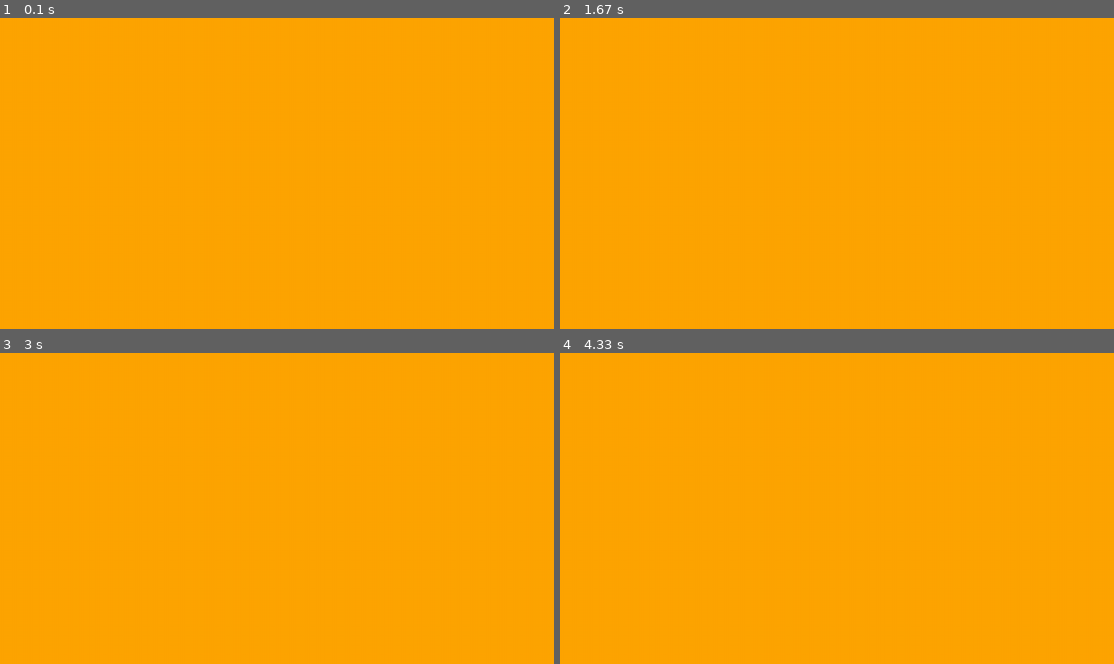
Above: before the commit, frames 1-4 (two rows, left to right).
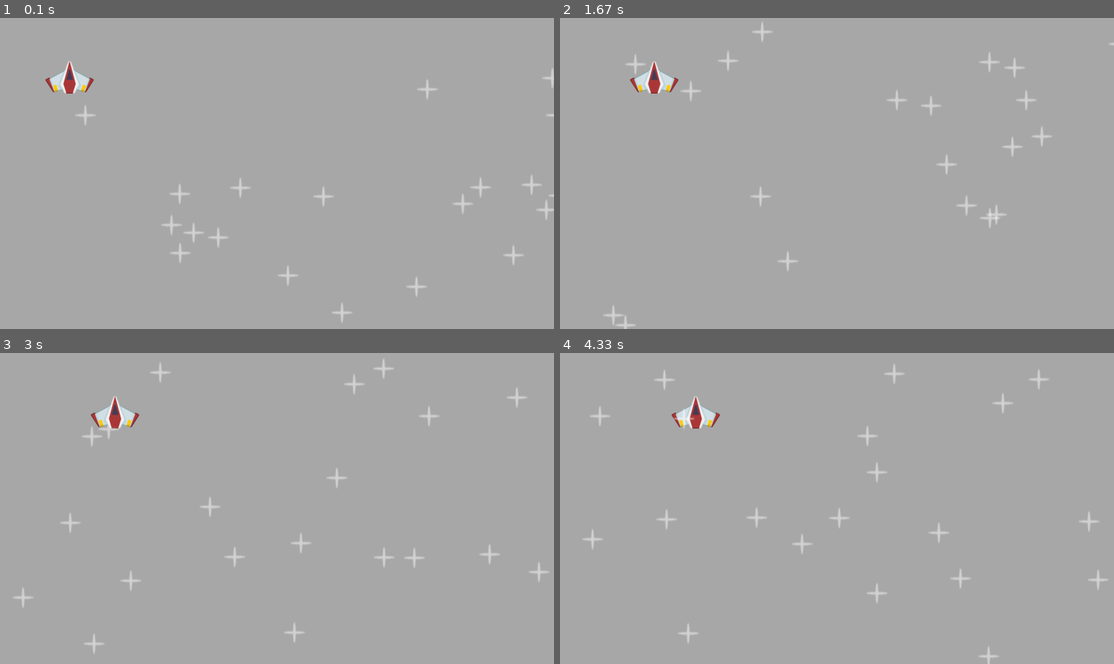
Above: after the commit, the same moments.

Repository: Ewere-Ogbebulu/LearningPygame
Game: pygame game, started from 5games-main/space shooter/SpaceShooter.py
The game is run twice, just before and just after one commit, with the same random seed, the same clock (stepped at 60 frames per second) and the same inputs.
Inputs:
- Up to frame 1 (0.1 s): no input
- Up to frame 2 (1.67 s): no input
- Up to frame 3 (3 s): no input
- Up to frame 4 (4.33 s): no input

The runs differ from the first frame. In frame 1, 100% of the frame differs, in the area x 0-100%, y 0-100%; in frame 2, 100%; in frame 3, 100%; in frame 4, 100%.

Commit message:
space - Added randonm stars and player image

Diff:
--- a/5games-main/space shooter/SpaceShooter.py
+++ b/5games-main/space shooter/SpaceShooter.py
@@ -1,19 +1,59 @@
 import pygame
+from random import randint
+from os.path import join
 
+# Display Setup
 pygame.init()
 WINDOW_W, WINDOW_H = 1280, 720
 pygame.display.set_caption("Space Shooter")
-icon = pygame.image.load("5games-main\space shooter\images\player.png")
+player_path = pygame.image.load(join('5games-main','space shooter','images', 'player.png'))
+icon = player_path
 pygame.display.set_icon(icon)
+
 display_surface = pygame.display.set_mode((WINDOW_W, WINDOW_H))
 running = True
 
+SURF_W, SURF_H = 100, 200
+
+# surface setup
+surf = pygame.Surface((SURF_W, SURF_H))
+surf.fill("green")
+x =100
+
+#Player /image
+player = player_path.convert_alpha()
+
+#Stars image
+
+stars = pygame.image.load(join('5games-main','space shooter','images', 'star.png')).convert_alpha()
+
+#meteor
+
+meteor = pygame.image.load(join('5games-main','space shooter','images', 'meteor.png')).convert_alpha()
+
+
+
+
+
 while running:
+    #event loop
     for event in pygame.event.get():
         if event.type == pygame.QUIT:
             running = False
 
-    display_surface.fill("orange")
+    # Draw game
+    display_surface.fill("dark grey")
+
+
+    x += 0.6
+    display_surface.blit(player, (x, 100))
+
+
+    #random stars
+    for i in range(20):
+        rand_x = randint(0, WINDOW_W)
+        rand_y = randint(0, WINDOW_H)
+        display_surface.blit(stars, (rand_x, rand_y))
 
 
 
